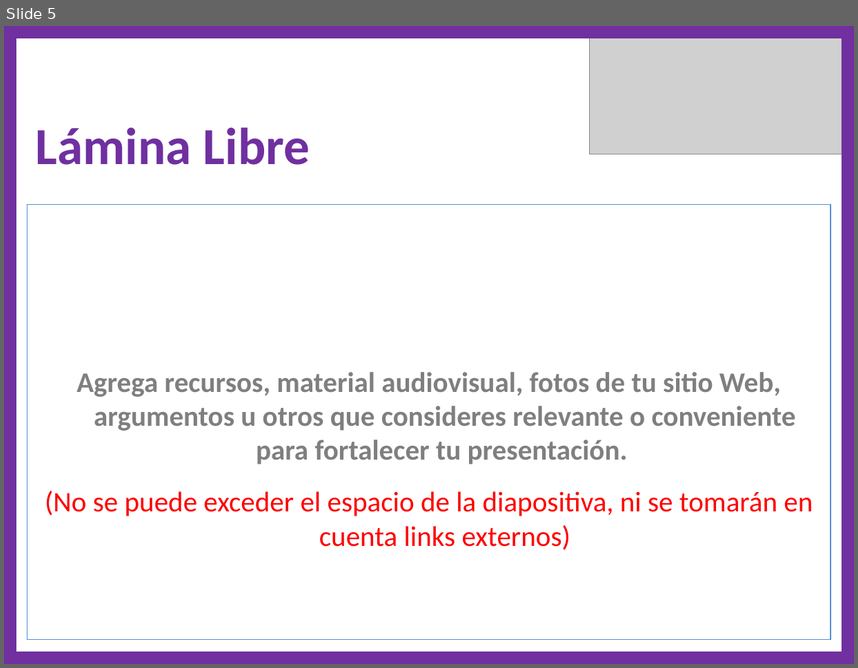
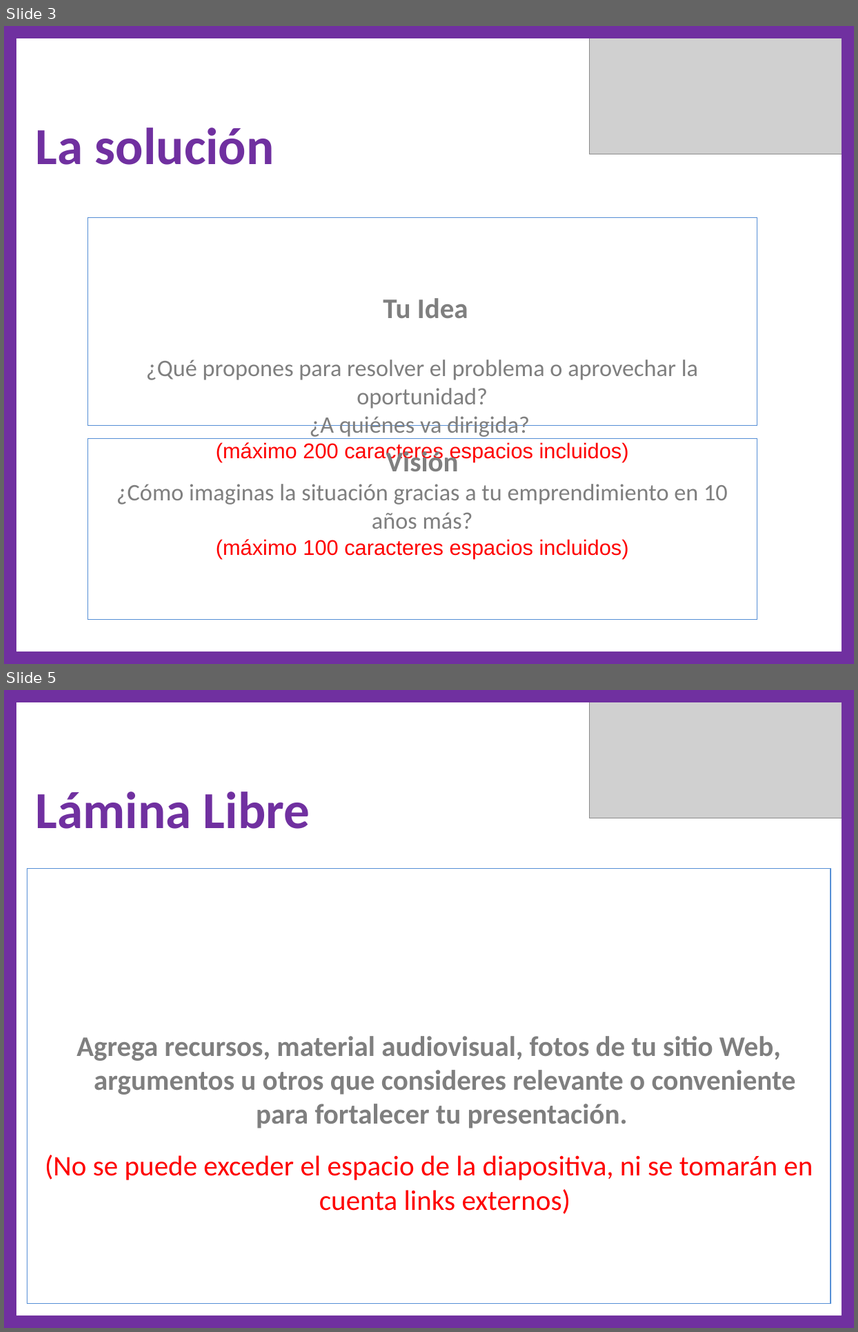
Before and after one commit to gslopez/proyectoSeba, a slide deck: InnovaChile/Postulación/Postulación 1.0.ppt. Shown one above the other, each under a label of ours: slide 5 before the commit, slides 3 and 5 after it; the slides between them are not shown. The pictures are 858x668 and 858x1332 pixels, drawn with LibreOffice and Linux fonts; fonts in the diff are those of the drawing; grey boxes stand for pictures. Boxes give left, top, right and bottom in pixels: in the first picture for what was removed or moved away, otherwise in the second. Text is boxed around its words. In the diff, an @@ line names an element or a change of style, - is before the commit and + after.

```diff
--- a/InnovaChile/Postulación/Postulación 1.0.ppt
+++ b/InnovaChile/Postulación/Postulación 1.0.ppt
@@ slide 3 added at (4, 26, 854, 664), background #FFFFFF @@
@@ freeform shape added at (4, 26, 854, 664), fill #7030A0 @@
@@ picture added at (590, 26, 854, 154) @@
@@ text added at (36, 127, 274, 165), 44 pt, text #7030A0, bold @@
+La solución
@@ rectangle added at (87, 217, 757, 425), outline #558ED5 0.74 pt, 20 pt, text #7F7F7F @@
+Tu Idea
+¿Qué propones para resolver el problema o aprovechar la oportunidad?
+¿A quiénes va dirigida?
+(máximo 200 caracteres espacios incluidos)
@@ rectangle added at (87, 439, 757, 619), outline #558ED5 0.74 pt, 20 pt, text #7F7F7F @@
+Visión
+¿Cómo imaginas la situación gracias a tu emprendimiento en 10 años más?
+(máximo 100 caracteres espacios incluidos)
```
Also in this commit, not shown: 2 slides changed, 1 other slide added, 2 slides removed, 2 other files.
